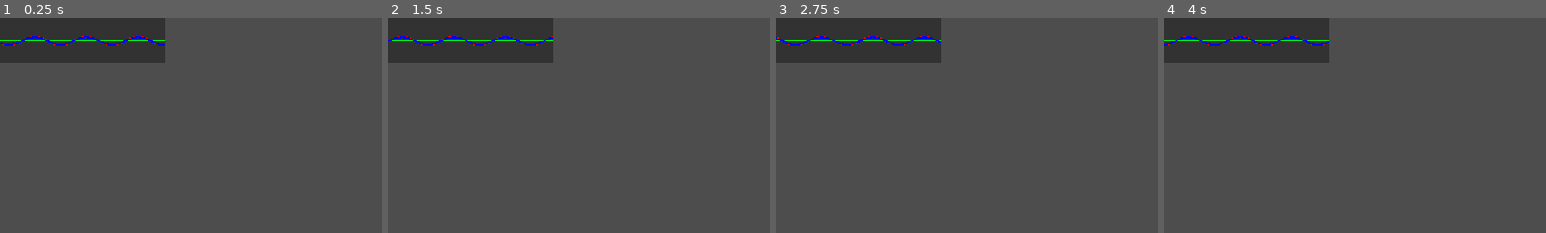
Above: before the commit, frames 1-4 (left to right).
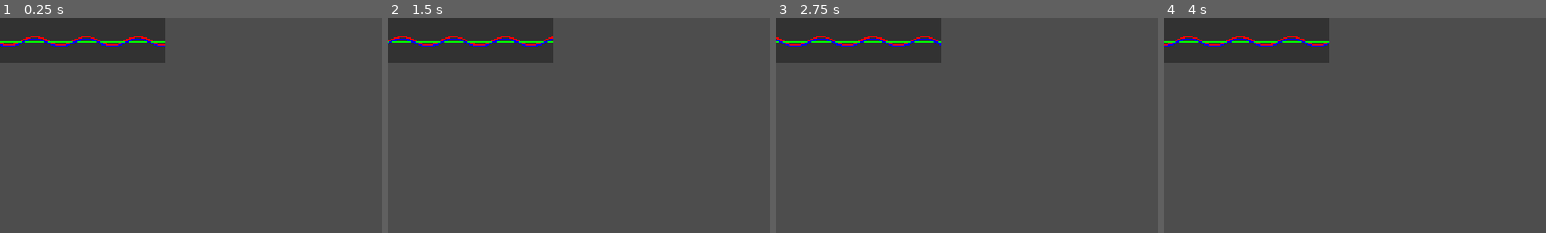
Above: after the commit, the same moments.

Repository: Bijunoka/gwj98
Game: Godot game, scene res://scenes/levels/LevetTest1.tscn
The game is run twice, just before and just after one commit, with the same random seed, the same clock (stepped at 60 frames per second) and the same inputs. The engine's default icon, where the game draws it, is replaced by a stand-in: a white triangle on a blue panel in a dark square.
Inputs:
- Up to frame 1 (0.25 s): no input
- Up to frame 2 (1.5 s): no input
- Up to frame 3 (2.75 s): no input
- Up to frame 4 (4 s): no input
The pictures show only the part of the screen within x 0-50%, y 0-50%; the shares and areas given below are measured in that part.

The runs differ from the first frame. In frame 1, 1.1% of the frame differs, in the area x 0-44%, y 8-14%; in frame 2, 1.0%; in frame 3, 1.1%; in frame 4, 1.1%.

Commit message:
décalage corbes moniteurs

Diff:
--- a/scenes/Main.tscn
+++ b/scenes/Main.tscn
@@ -21,7 +21,7 @@
 			//f += wave[0]*sin(TIME+UV.x*wave[1]);
 			//df += wave[0]*wave[1]*cos(TIME+UV.x*wave[1]);
 		}
-		if(abs(f-CENTRED_UV.y)/sqrt(20.0 + df*df)<witdh){
+		if(abs(f-CENTRED_UV.y+float(color_i)*0.02)/sqrt(20.0 + df*df)<witdh){
 			COLOR.rgb = colors[color_i];
 		}
 	}
@@ -54,11 +54,28 @@
 
 [node name="Main" type="Node" unique_id=225285065]
 
-[node name="CanvasLayer" type="CanvasLayer" parent="." unique_id=693103979]
+[node name="GameUI" type="CanvasLayer" parent="." unique_id=693103979]
 
-[node name="Monitor" type="ColorRect" parent="CanvasLayer" unique_id=158470836]
+[node name="Monitor" type="ColorRect" parent="GameUI" unique_id=158470836]
 material = SubResource("ShaderMaterial_13b8q")
 offset_right = 248.0
 offset_bottom = 69.0
 color = Color(0.19434929, 0.19434926, 0.19434926, 1)
 script = SubResource("GDScript_4ek14")
+
+[node name="Menu" type="CanvasLayer" parent="." unique_id=2123641443]
+visible = false
+
+[node name="VBoxContainer" type="VBoxContainer" parent="Menu" unique_id=1703277823]
+anchors_preset = 15
+anchor_right = 1.0
+anchor_bottom = 1.0
+grow_horizontal = 2
+grow_vertical = 2
+alignment = 1
+
+[node name="Button" type="Button" parent="Menu/VBoxContainer" unique_id=375919949]
+custom_minimum_size = Vector2(200, 0)
+layout_mode = 2
+size_flags_horizontal = 4
+text = "Resume"
Not shown, added: floor.png.import
